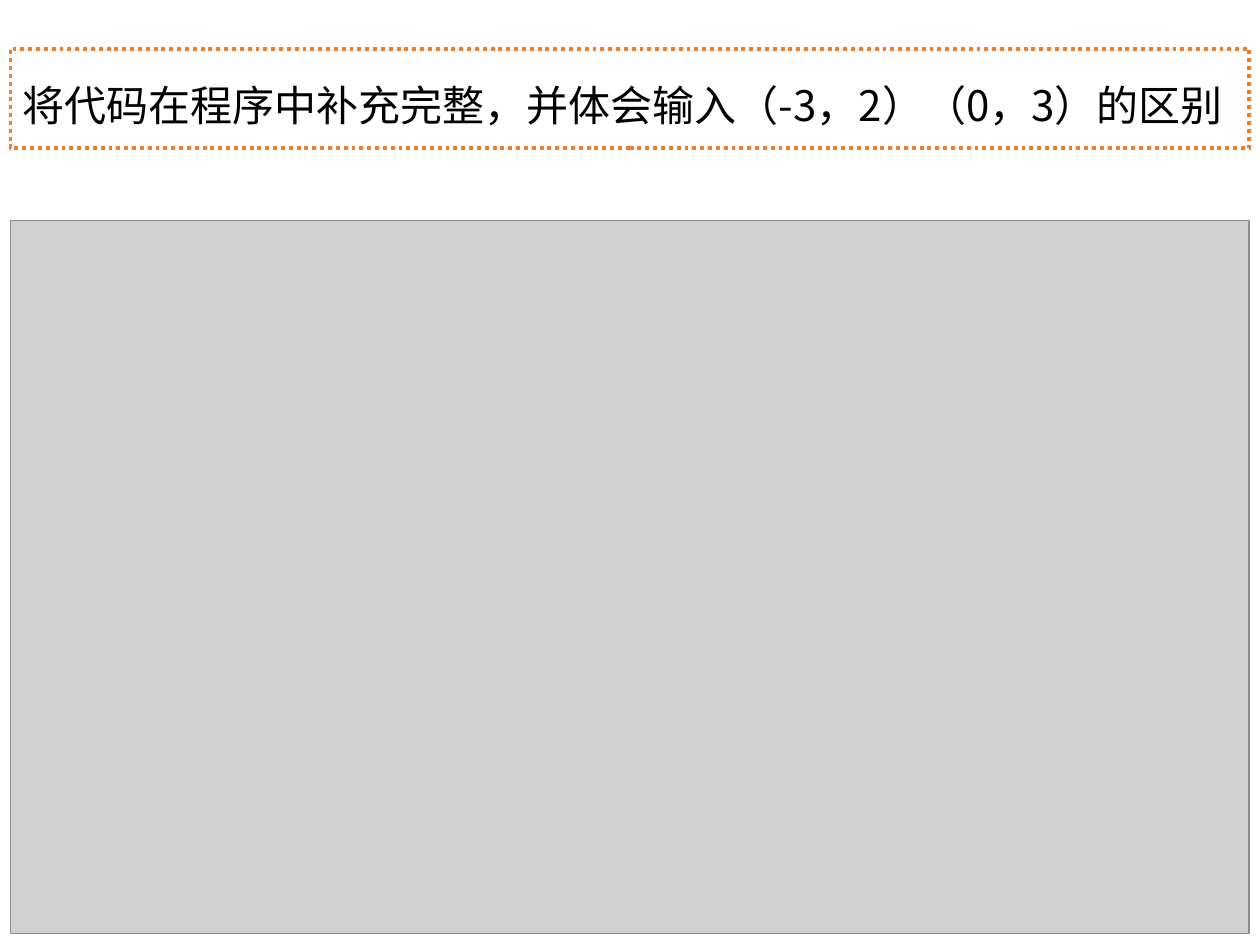
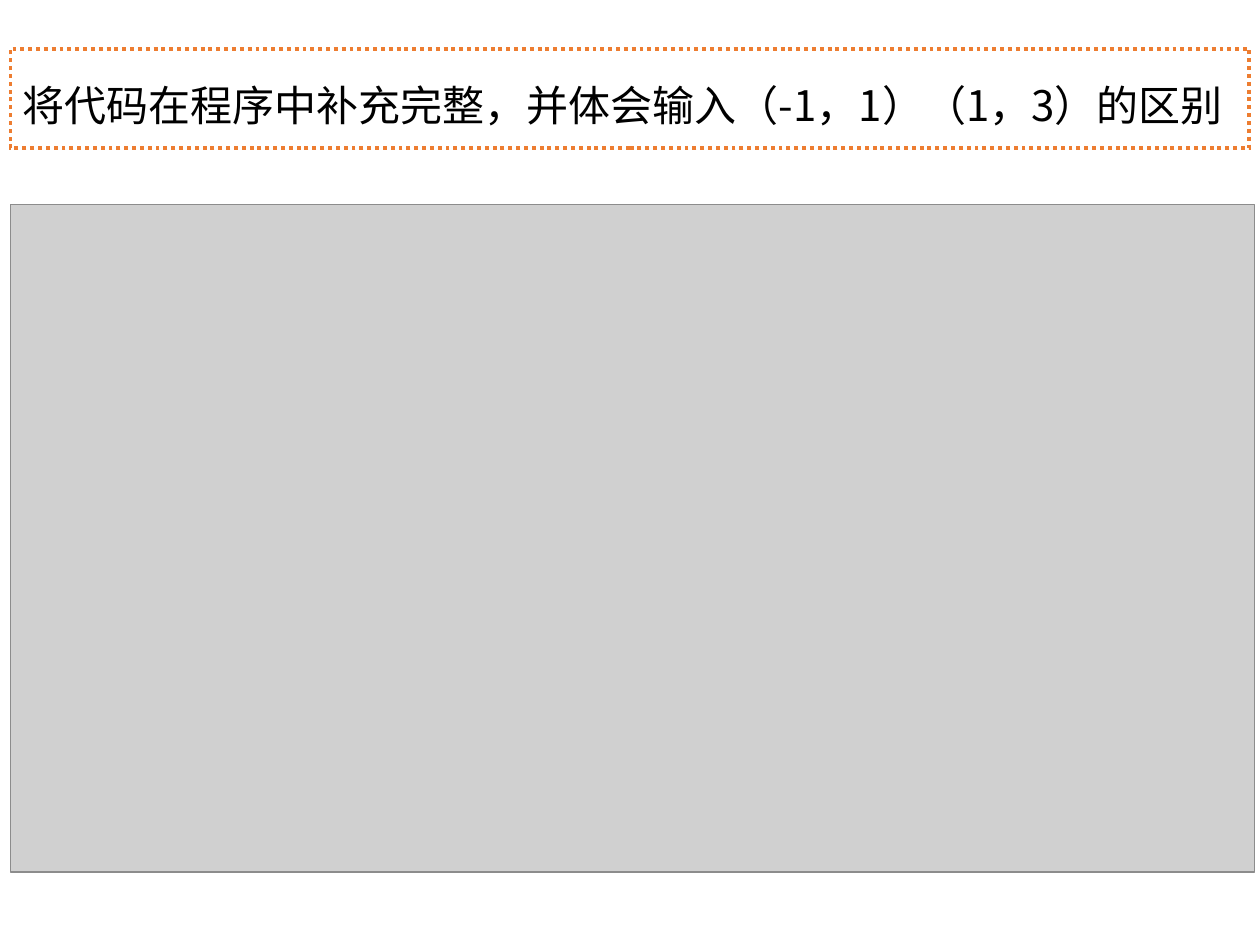
Before and after one commit to hongm32/2020design, a slide deck: slide 13 of 【第12课】二分算法/【第12课】二分算法.pptx. Drawn at 1260x945 pixels with LibreOffice and Linux fonts; fonts in the diff are those of the drawing; grey boxes stand for pictures. Boxes give left, top, right and bottom in pixels: in the first picture for what was removed or moved away, otherwise in the second. Text is boxed around its words. In the diff, an @@ line names an element or a change of style, - is before the commit and + after.

```diff
--- a/【第12课】二分算法/【第12课】二分算法.pptx
+++ b/【第12课】二分算法/【第12课】二分算法.pptx
@@ text in rectangle at (23,85,1223,126): text changed @@
-将代码在程序中补充完整，并体会输入（-3，2）（0，3）的区别
+将代码在程序中补充完整，并体会输入（-1，1）（1，3）的区别
@@ picture: place and size @@
-picture at (10,220,1249,934)
+picture at (10,205,1254,873)
```
Also in this commit, not shown: 1 other slide changed, 7 other files.
